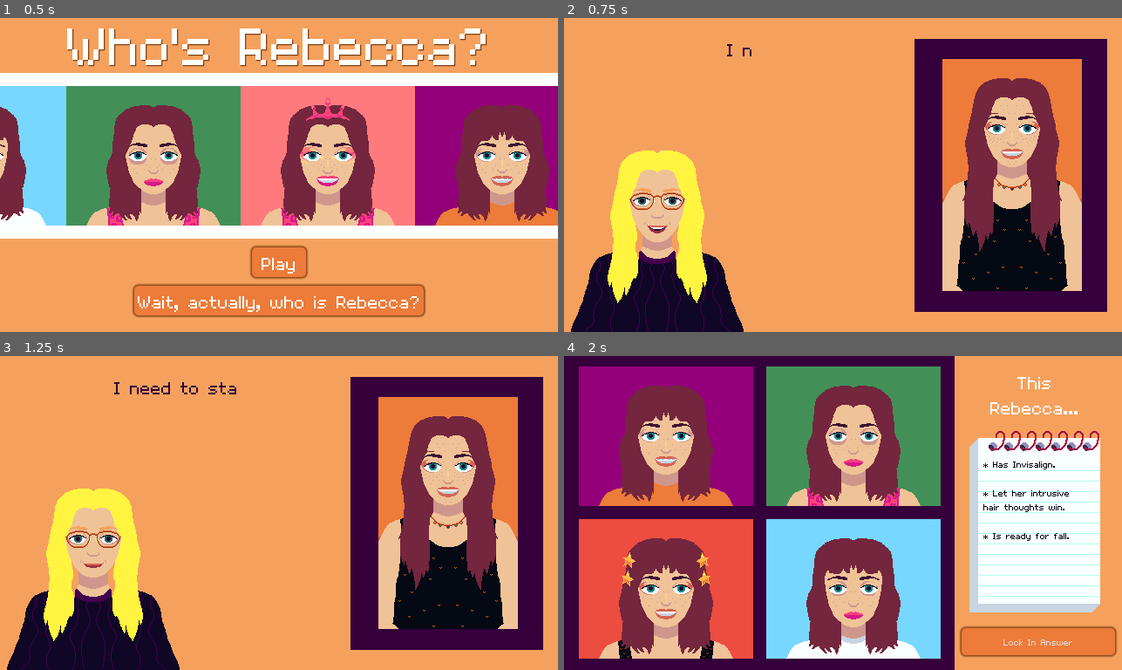
Above: before the commit, frames 1-4 (two rows, left to right).
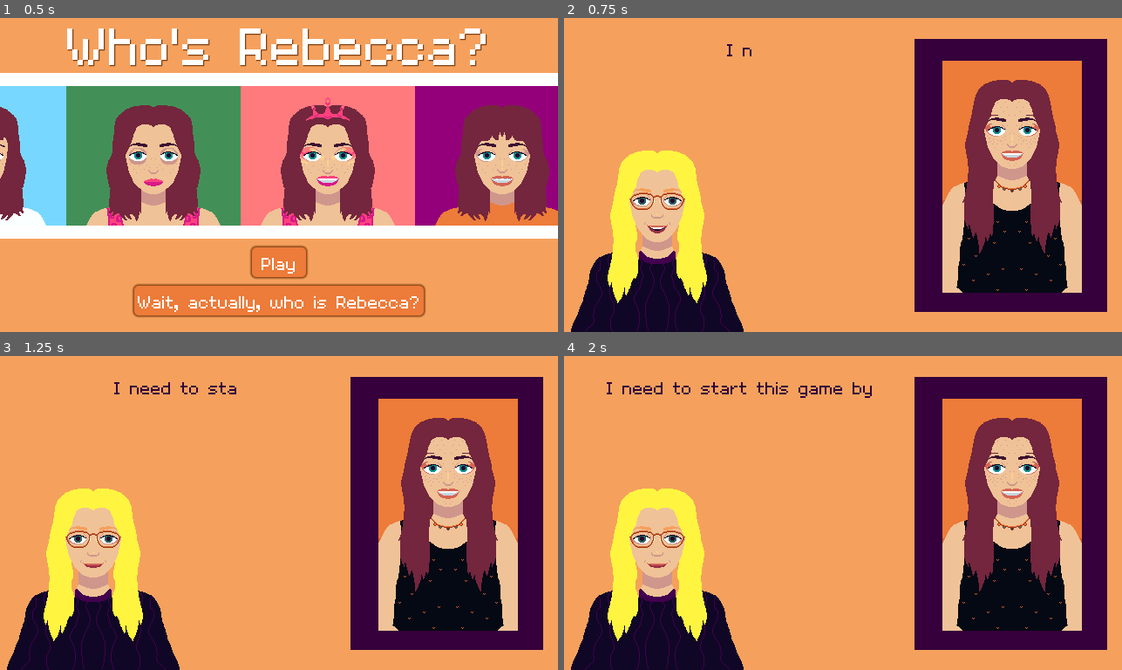
Above: after the commit, the same moments.

Repository: jadicodes/whos-rebecca
Game: Godot game, scene res://main/main.tscn
The game is run twice, just before and just after one commit, with the same random seed, the same clock (stepped at 60 frames per second) and the same inputs.
Inputs (mouse positions are in pixels of both pictures, inside the frame that each line leads up to):
- Up to frame 1 (0.5 s): no input
- Up to frame 2 (0.75 s): click "Play" at 0.5 s
- Up to frame 3 (1.25 s): no input
- Up to frame 4 (2 s): click (1010, 513) at 1.27 s

Frame 1 is identical in both runs. In frame 2, 1.3% of the frame differs, in the area x 67-93%, y 13-88%; in frame 3, 1.3%; in frame 4, 93%, in the area x 0-100%, y 0-100%.

Commit message:
Redo Rebecca traits

Diff:
--- a/project/character_select/character_select.gd
+++ b/project/character_select/character_select.gd
@@ -6,14 +6,6 @@
 func start():
 	$Dialog1.play("text1")
 	$TalkingJadi.play("talking")
-
-
-func _on_rebecca_button_pressed() -> void:
-	emit_signal("rebecca_selected")
-
-
-func _on_jared_button_pressed() -> void:
-	emit_signal("jared_selected")
 
 
 func _on_dialog_1_animation_finished(anim_name: StringName) -> void:
--- a/project/character_select/character_select.tscn
+++ b/project/character_select/character_select.tscn
@@ -191,14 +191,6 @@
 scale = Vector2(0.630303, 0.995089)
 theme_override_styles/panel = SubResource("StyleBoxFlat_a076s")
 
-[node name="RebeccaButton" type="TextureButton" parent="."]
-layout_mode = 2
-offset_left = 434.0
-offset_top = 47.0
-offset_right = 594.0
-offset_bottom = 313.0
-texture_normal = ExtResource("2_hmcdi")
-
 [node name="Dialog1" type="AnimationPlayer" parent="."]
 libraries = {
 "": SubResource("AnimationLibrary_x087j")
@@ -226,7 +218,14 @@
 sprite_frames = SubResource("SpriteFrames_j3cpn")
 speed_scale = 2.0
 
-[connection signal="pressed" from="RebeccaButton" to="." method="_on_rebecca_button_pressed"]
+[node name="Rebecca" type="TextureRect" parent="."]
+layout_mode = 0
+offset_left = 434.0
+offset_top = 49.0
+offset_right = 594.0
+offset_bottom = 315.0
+texture = ExtResource("2_hmcdi")
+
 [connection signal="animation_finished" from="Dialog1" to="." method="_on_dialog_1_animation_finished"]
 [connection signal="animation_finished" from="Dialog2" to="." method="_on_dialog_2_animation_finished"]
 [connection signal="pressed" from="Button" to="." method="_on_button_pressed"]
--- a/project/game/game.tscn
+++ b/project/game/game.tscn
@@ -113,9 +113,9 @@
 anchor_right = 0.0
 anchor_bottom = 0.0
 offset_left = 465.0
-offset_top = 14.0
+offset_top = -19.0
 offset_right = 465.0
-offset_bottom = 14.0
+offset_bottom = -19.0
 grow_horizontal = 1
 grow_vertical = 1
 
--- a/project/game/textbox/textbox.tscn
+++ b/project/game/textbox/textbox.tscn
@@ -14,28 +14,29 @@
 
 [node name="TextureRect" type="TextureRect" parent="."]
 layout_mode = 0
-offset_top = 70.0
+offset_top = 37.0
 offset_right = 150.0
-offset_bottom = 280.0
+offset_bottom = 247.0
 texture = ExtResource("2_8y06o")
 
 [node name="Label" type="Label" parent="TextureRect"]
 custom_minimum_size = Vector2(100, 0)
 layout_mode = 2
-offset_top = -68.0
-offset_right = 151.0
-offset_bottom = -13.0
+offset_left = -2.0
+offset_top = 215.0
+offset_right = 155.0
+offset_bottom = 270.0
 theme_override_font_sizes/font_size = 32
-text = "This Rebecca..."
+text = "I mean, can you picture it?"
 horizontal_alignment = 1
 autowrap_mode = 3
 
 [node name="VBoxContainer" type="VBoxContainer" parent="."]
 layout_mode = 0
-offset_left = 16.0
-offset_top = 103.0
-offset_right = 143.0
-offset_bottom = 182.0
+offset_left = 14.0
+offset_top = 71.0
+offset_right = 141.0
+offset_bottom = 150.0
 theme_override_constants/separation = 20
 
 [node name="Trait1" type="Label" parent="VBoxContainer"]
--- a/project/resources/rebecca1.tres
+++ b/project/resources/rebecca1.tres
@@ -6,4 +6,4 @@
 [resource]
 script = ExtResource("1_g5ada")
 portrait = ExtResource("1_tvhy0")
-traits = Array[String](["Wears the sweater from When Harry Met Sally.", "Gets a healthy amount of sleep.", "Let her intrusive thoughts win."])
+traits = Array[String](["Wore the sweater from When Harry Met Sally.", "Actually got a good amount of sleep that night.", "Let her intrusive hair thoughts win."])
--- a/project/resources/rebecca2.tres
+++ b/project/resources/rebecca2.tres
@@ -6,4 +6,4 @@
 [resource]
 script = ExtResource("1_s3k8i")
 portrait = ExtResource("1_3w0bu")
-traits = Array[String](["Worked a night shift recently.", "Has  not let her intrusive thoughts win.", "Is wearing a going out shirt."])
+traits = Array[String](["Had just gotten off the night shift.", "Fought off her intrusive hair thoughts.", "Decided to go out that night."])
--- a/project/resources/rebecca3.tres
+++ b/project/resources/rebecca3.tres
@@ -6,4 +6,4 @@
 [resource]
 script = ExtResource("1_bn8al")
 portrait = ExtResource("1_i0ly0")
-traits = Array[String](["Is having fun at a concert.", "Is fine with her crooked teeth.", "Let her friend do her makeup."])
+traits = Array[String](["Had a blast at a concert.", "Was rumored to be in a lesbian relationship with her best friend (they went to pride together).", "Let her friend do her makeup... and it slayed."])
--- a/project/resources/rebecca4.tres
+++ b/project/resources/rebecca4.tres
@@ -6,4 +6,4 @@
 [resource]
 script = ExtResource("1_udl3q")
 portrait = ExtResource("1_q4wst")
-traits = Array[String](["Let her intrusive hair thoughts win.", "Has Invisalign.", "Is ready for fall."])
+traits = Array[String](["Had let her intrusive hair thoughts win.", "Decided to go through braces again.", "Was ready for fall in a fall-colored sweater."])
--- a/project/resources/rebecca5.tres
+++ b/project/resources/rebecca5.tres
@@ -6,4 +6,4 @@
 [resource]
 script = ExtResource("1_cad1u")
 portrait = ExtResource("1_qhctw")
-traits = Array[String](["Is having fun at a concert.", "Let her friend do her makeup.", "Can still make the whole place shimmer."])
+traits = Array[String](["Had fun at a concert.", "Wore enough sunscreen (for once).", "Made the whole place *shimmer*."])
--- a/project/resources/rebecca6.tres
+++ b/project/resources/rebecca6.tres
@@ -6,4 +6,4 @@
 [resource]
 script = ExtResource("1_a6i0m")
 portrait = ExtResource("1_vdfyx")
-traits = Array[String](["Is having fun at a concert.", "Has gotten a lot of sun.", "Makes the whole place shimmer."])
+traits = Array[String](["Had fun at a concert with her bestie.", "Has gotten a lot of sun.", "Was within, like, 20 feet of her favorite singer."])
--- a/project/resources/rebecca7.tres
+++ b/project/resources/rebecca7.tres
@@ -6,4 +6,4 @@
 [resource]
 script = ExtResource("1_57c8o")
 portrait = ExtResource("1_6qdpt")
-traits = Array[String](["Just got off the night shift.", "Is wearing the When Harry Met Sally sweater", "Hasn't gotten a haircut in a while."])
+traits = Array[String](["Had just gotten off a night shift.", "Was wearing the sweater from When Harry Met Sally.", "Needed a haircut, possibly with bangs this time...."])
